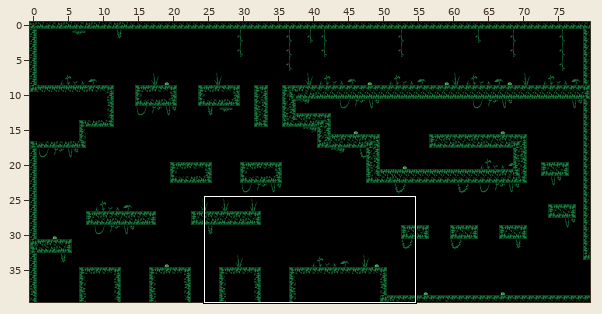
Tiled map -- assets/lvls/test_lvl6.tmx. The first picture is a wide view before the edit; the outline marks the close-up.
Close-up. As it was:
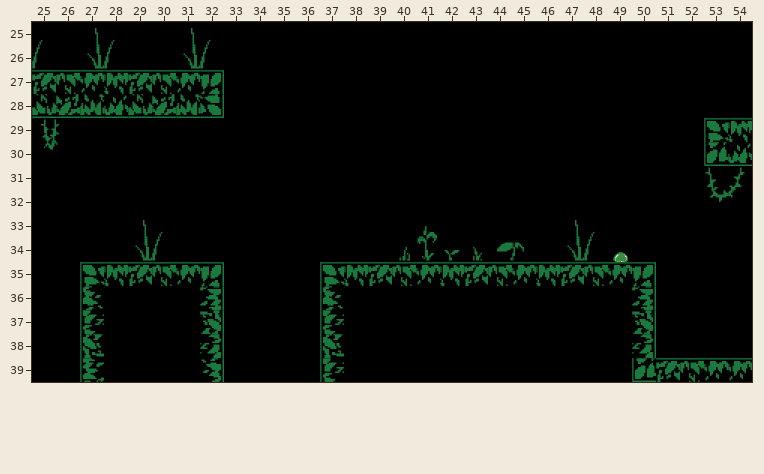
Cells are 32x32 px. Shown: x 25..54, y 25..39. The commit also changed other parts of the map, which this record leaves out.
New version:
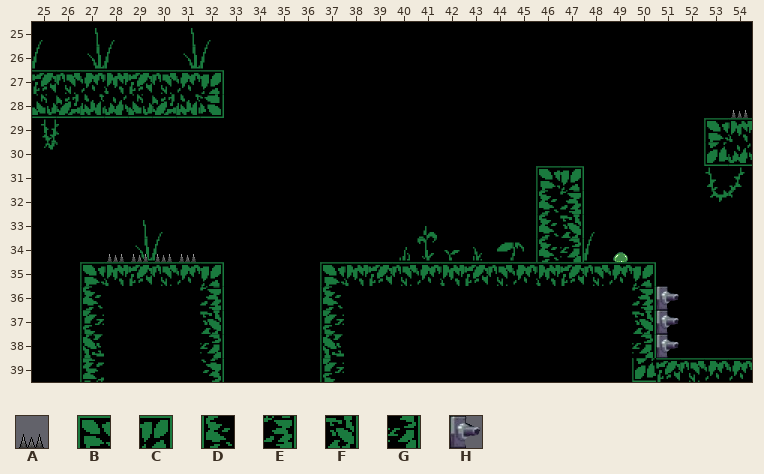
Key: from "Robot Tileset SELL": A 22; from "dungeon_green": B 50, C 55, D 70, E 75, F 95, G 115; from "wall_turret": H 0.
_ is an empty cell.
Objects are placed by their top-left corner, in cells (3,4 is the top-left corner of cell 3,4); size is 1x1 cell unless given.
Edits made:
Layer "decorations":
y 36..38: x 51 _ -> H
Layer "Spikes" (added):
added: A at 54,28
added: A at 31,34
added: A at 30,34
added: A at 29,34
added: A at 28,34
Layer "Touchable":
y 31: x 46..47 __ -> BC
y 32: x 46..47 __ -> DE
y 33: x 46..47 __ -> DF
y 34: x 46..47 __ -> DG
Pixel boxes of the changes (left, top, right, bottom) in both close-ups:
added: (731, 110, 748, 118)
added: (536, 166, 584, 262)
added: (107, 254, 196, 262)
added: (656, 286, 679, 358)
